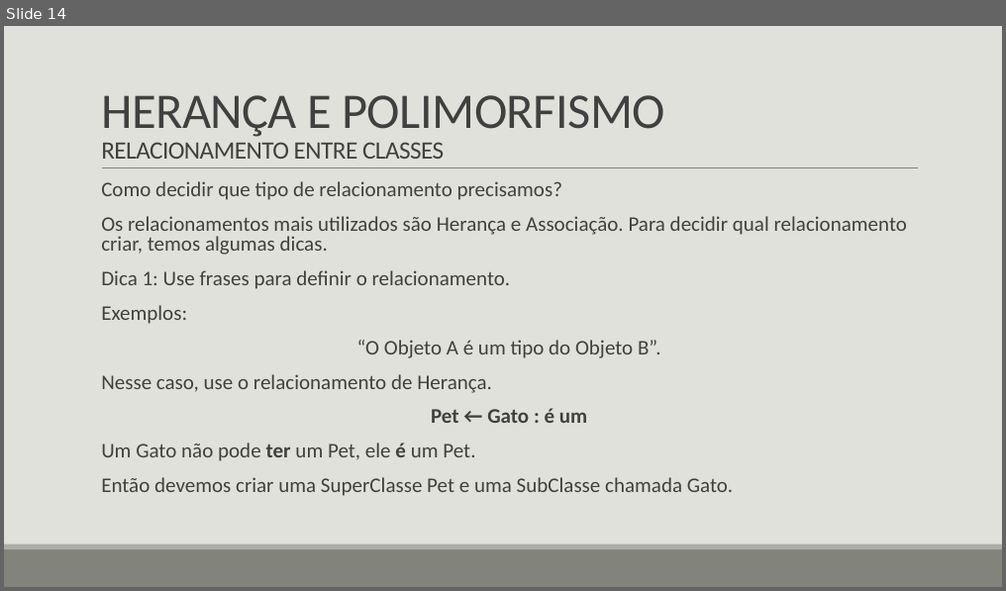
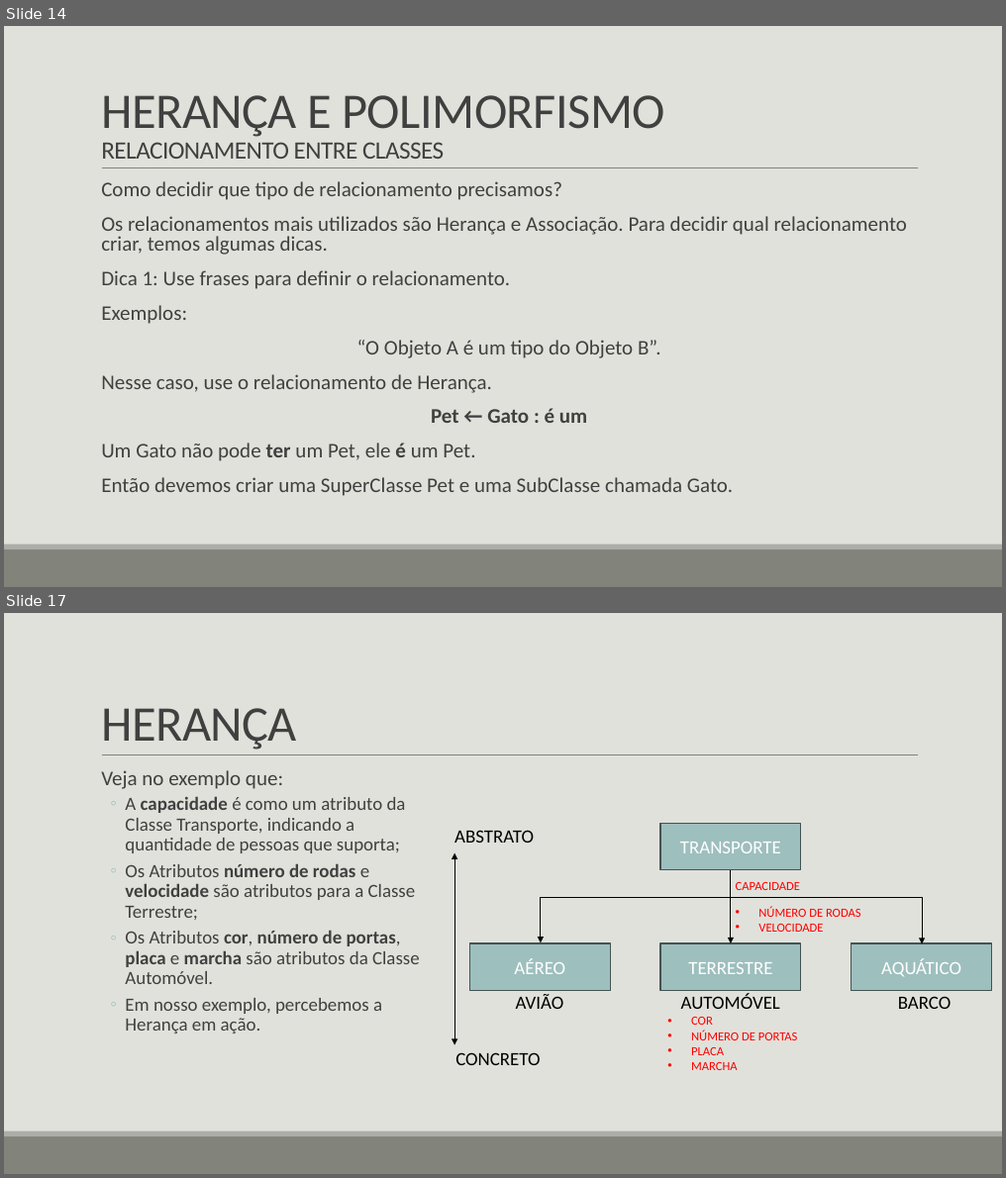
Before and after one commit to LucasHerculanoAmaro/Minhas-Aulas, a slide deck: Euripedes Simões de Paula/Java/Programação Orientada a Objetos 2/Programação Orientada a Objetos 2.pptx. Shown one above the other, each under a label of ours: slide 14 before the commit, slides 14 and 17 after it; the slides between them are not shown. The pictures are 1006x591 and 1006x1178 pixels, drawn with LibreOffice and Linux fonts; fonts in the diff are those of the drawing. Boxes give left, top, right and bottom in pixels: in the first picture for what was removed or moved away, otherwise in the second. Text is boxed around its words. In the diff, an @@ line names an element or a change of style, - is before the commit and + after.

```diff
--- a/Euripedes Simões de Paula/Java/Programação Orientada a Objetos 2/Programação Orientada a Objetos 2.pptx
+++ b/Euripedes Simões de Paula/Java/Programação Orientada a Objetos 2/Programação Orientada a Objetos 2.pptx
@@ slide 17 added at [4,613,1002,1174], background #E1E1DB; not listed: 3 template elements that a slide beside it also shows @@
@@ title added at [101,708,297,750], 48 pt, text #404040 @@
+HERANÇA
@@ text added at [101,770,420,1034], 18 pt, text #404040 @@
+  Veja no exemplo que:
+  ◦ A capacidade é como um atributo da Classe Transporte, indicando a quantidade de pessoas que suporta;
+  ◦ Os Atributos número de rodas e velocidade são atributos para a Classe Terrestre;
+  ◦ Os Atributos cor, número de portas, placa e marcha são atributos da Classe Automóvel.
+  ◦ Em nosso exemplo, percebemos a Herança em ação.
@@ text added at [454,830,534,843], 18 pt, text #000000 @@
+ABSTRATO
@@ rectangle added at [660,823,801,869], fill #9DBFBE, outline #455453 1.25 pt, 18 pt, text #FFFFFF @@
+TRANSPORTE
@@ double arrow added from (454, 854) to (454, 1046), #000000 1 pt @@
@@ arrow added from (731, 870) to (731, 944), #000000 1 pt @@
@@ elbow double arrow added from (922, 945) to (541, 943), #000000 1 pt @@
@@ text added at [736,882,800,890], 12 pt, text #FF0000 @@
+CAPACIDADE
@@ text added at [758,906,861,932], 12 pt, text #FF0000 @@
+• NÚMERO DE RODAS
+• VELOCIDADE
@@ rectangle added at [469,944,611,990], fill #9DBFBE, outline #455453 1.25 pt, 18 pt, text #FFFFFF @@
+AÉREO
@@ rectangle added at [660,944,801,990], fill #9DBFBE, outline #455453 1.25 pt, 18 pt, text #FFFFFF @@
+TERRESTRE
@@ rectangle added at [851,944,992,990], fill #9DBFBE, outline #455453 1.25 pt, 18 pt, text #FFFFFF @@
+AQUÁTICO
@@ text added at [516,994,564,1009], 18 pt, text #000000 @@
+AVIÃO
@@ text added at [681,993,780,1009], 18 pt, text #000000 @@
+AUTOMÓVEL
@@ text added at [898,996,951,1009], 18 pt, text #000000 @@
+BARCO
@@ text added at [691,1017,798,1070], 12 pt, text #FF0000 @@
+• COR
+• NÚMERO DE PORTAS
+• PLACA
+• MARCHA
@@ text added at [455,1053,540,1065], 18 pt, text #000000 @@
+CONCRETO
```
Also in this commit, not shown: 1 slide changed, 13 other slides added, 1 other file.
